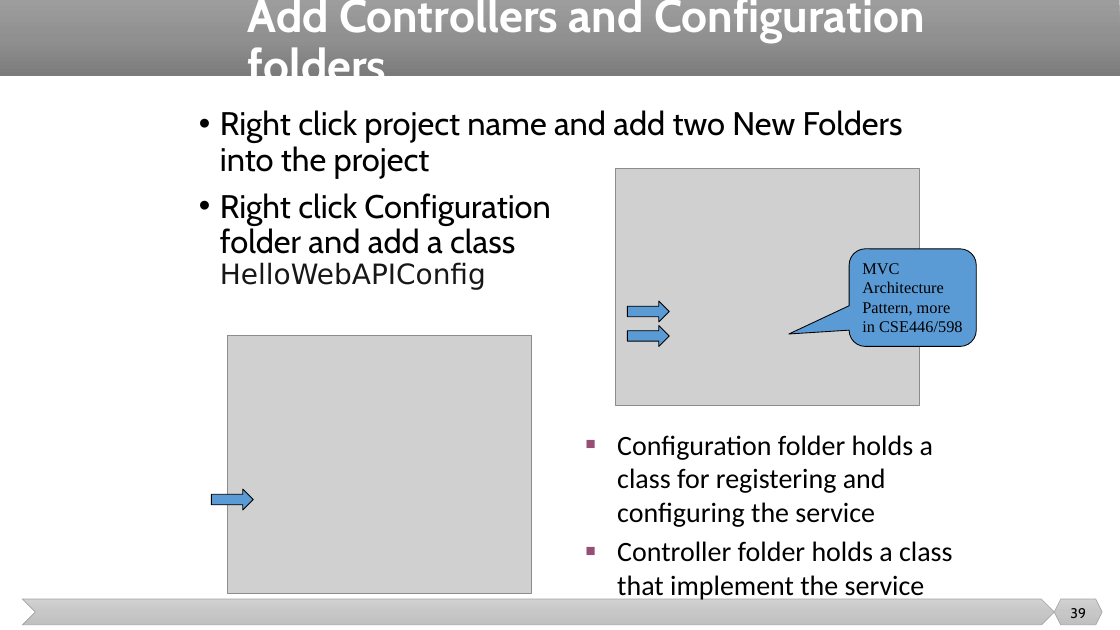
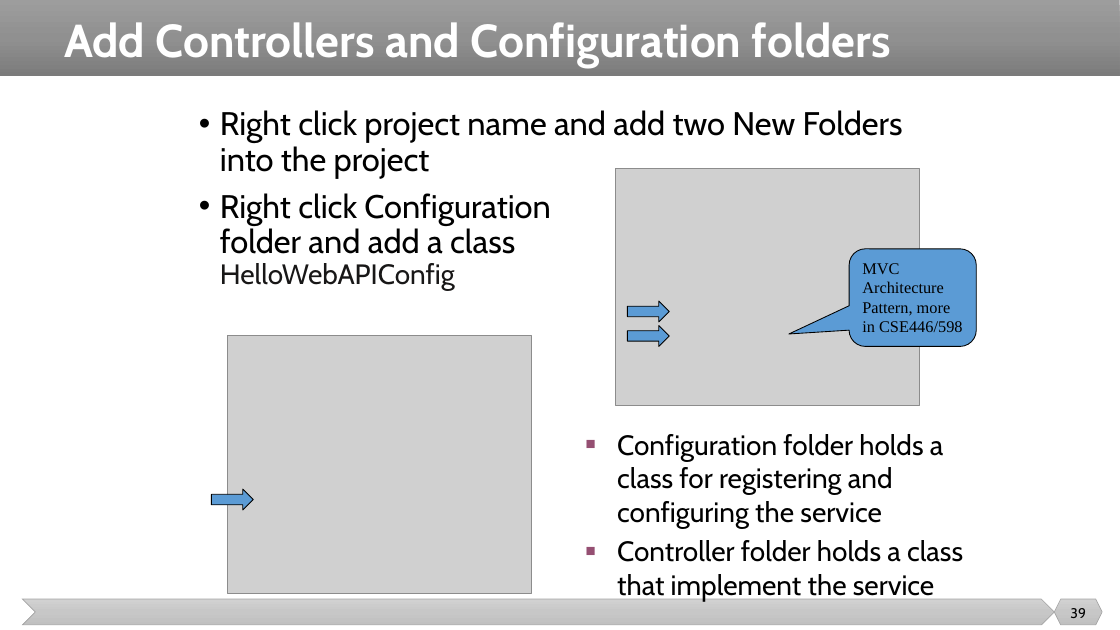
Before and after one commit to malenezi/malenezi, a slide deck: slide 39 of SE495/Lectures/5-SOA/Service-Oriented Software Development.pptx. Drawn at 1120x630 pixels with LibreOffice and Linux fonts; fonts in the diff are those of the drawing; grey boxes stand for pictures. Boxes give left, top, right and bottom in pixels: in the first picture for what was removed or moved away, otherwise in the second. Text is boxed around its words. In the diff, an @@ line names an element or a change of style, - is before the commit and + after.

```diff
--- a/SE495/Lectures/5-SOA/Service-Oriented Software Development.pptx
+++ b/SE495/Lectures/5-SOA/Service-Oriented Software Development.pptx
@@ title "Add Controllers and Configuration folders" rewrapped from bbox=[248, 0, 925, 76] to bbox=[64, 22, 891, 68] @@
@@ text at bbox=[220, 193, 550, 291]: font DejaVu Sans to Cabin in "HelloWebAPIConfig" @@
@@ text "Configuration folder holds a class ..." at bbox=[617, 434, 963, 601]: font Calibri to Cabin @@
```
Also in this commit, not shown: 17 other slides changed, 5 other files.
